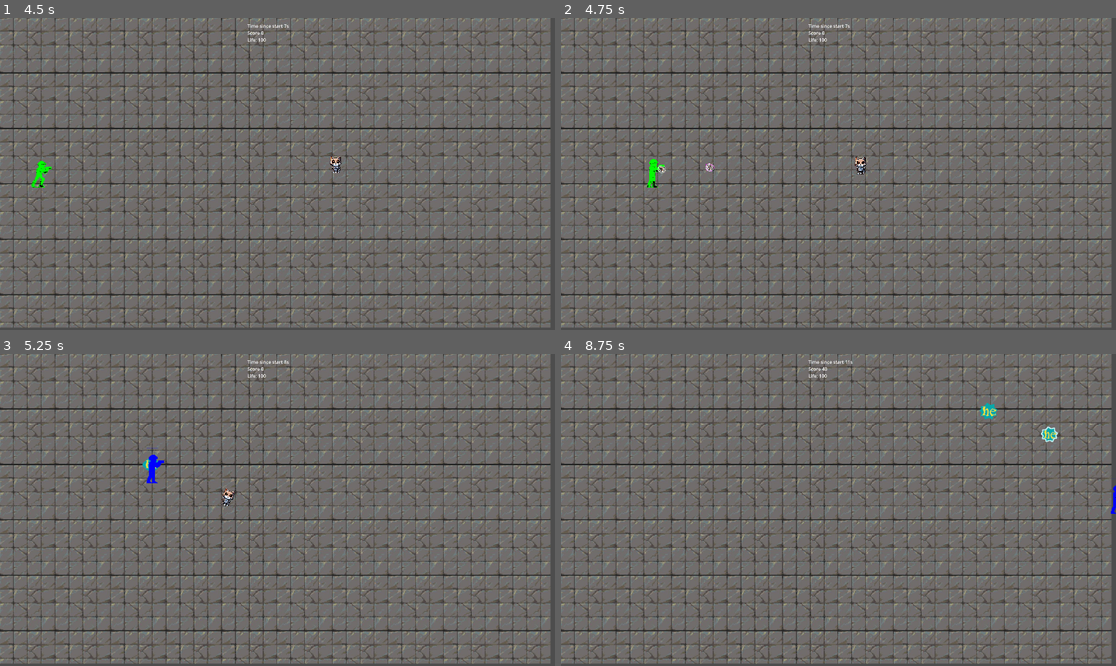
Above: before the commit, frames 1-4 (two rows, left to right).
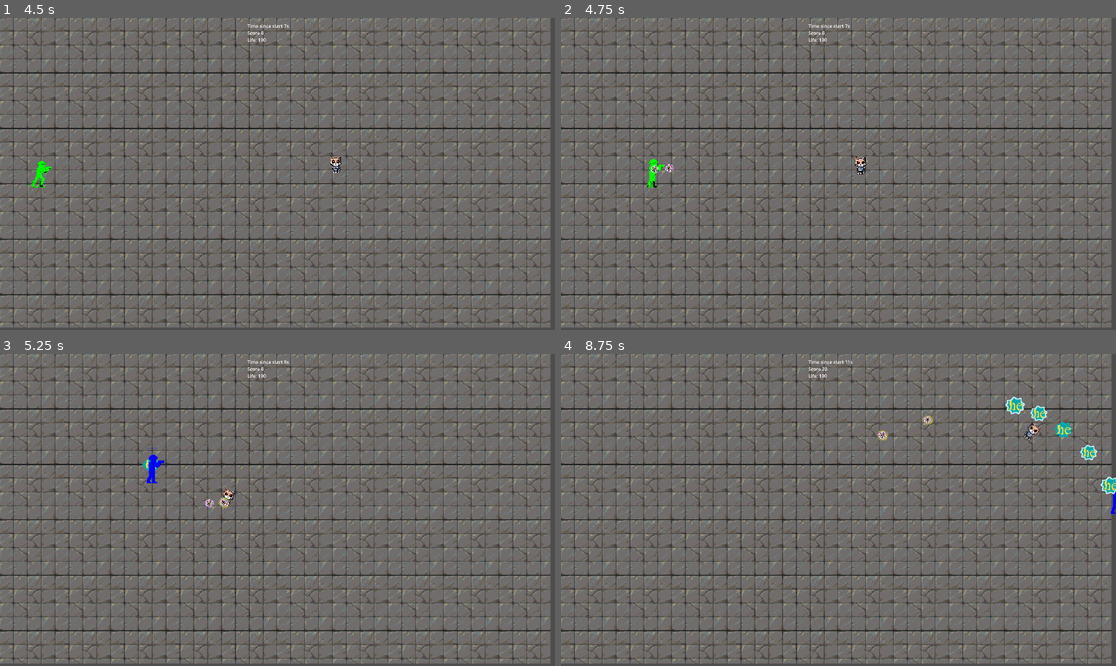
Above: after the commit, the same moments.

Repository: elVariable/gamejam
Game: Godot game, scene res://scenes/levels/main.tscn
Two runs of this game, one before a commit and one after it. Both use one fixed random seed, a clock stepped at 60 frames per second and the inputs below. The engine's default icon, where the game draws it, is replaced by a stand-in: a white triangle on a blue panel in a dark square. Sound files missing from this copy of the repository are replaced by a short silence.
Inputs:
- Up to frame 1 (4.5 s): tap Enter at 0.5 s; hold W (Up) 0.53-2.03 s; tap U (Fire0) at 0.6, 3.6 s; tap I (Fire1) at 1.35, 4.35 s; tap Space at 2 s; hold A (Left) 2.03-3.53 s; tap O (Fire2) at 2.1 s; tap P (Fire3) at 2.85 s; hold S (Down) 3.53-4.28 s; hold D (Right) from 4.28 s (still down)
- Up to frame 2 (4.75 s): keep holding D (Right)
- Up to frame 3 (5.25 s): release D (Right) at 5.03 s; hold W (Up) from 5.03 s (still down); tap O (Fire2) at 5.1 s
- Up to frame 4 (8.75 s): release W (Up) at 5.78 s; hold D (Right) 5.78-8.03 s; tap one key every 0.75 s from 5.85 s: P (Fire3) U (Fire0) I (Fire1) O (Fire2); hold S (Down) from 8.03 s (still down)

Frame 1 is identical in both runs. In frame 2, 0.1% of the frame differs, in the area x 16-28%, y 46-50%; in frame 3, less than 0.1%; in frame 4, 1.0%, in the area x 47-100%, y 4-45%.

Commit message:
Slow down weapons

Diff:
--- a/scripts/weapons/he_weapon.gd
+++ b/scripts/weapons/he_weapon.gd
@@ -3,7 +3,7 @@
 class_name HeWeapon
 
 func _init():
-    bullet_speed = 1700
+    bullet_speed = 700
     bullet_dmg = 10
     bullet_pircing = 1
     base_spawn_time = 0.1
--- a/scripts/weapons/hi_weapon.gd
+++ b/scripts/weapons/hi_weapon.gd
@@ -3,7 +3,7 @@
 class_name HiWeapon
 
 func _init():
-    bullet_speed = 1700
+    bullet_speed = 1000
     bullet_dmg = 20
     bullet_pircing = 1
     base_spawn_time = 0.15
